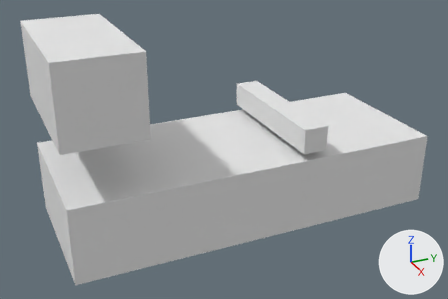
The Blender file 48PajamaJam/Assets/Levels/level7.blend, before and after one commit.
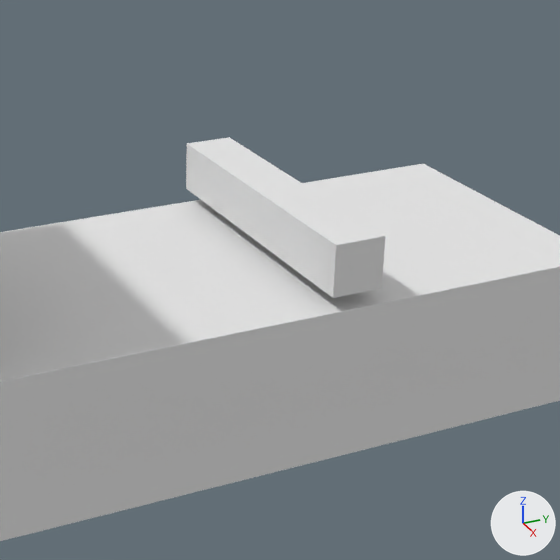
There are two pictures of each version: one whole from a 50 mm lens placed at (21.3, -6.57, 10.28), pointed at (0.32, 2.87, -0.2), one close up on the part from 34% to 91% of the width and 6% to 92% of the height. Lighting does not change. The marker at lower right points along +X, +Y and +Z. The same objects are shown in both versions, whatever each file hides.

Names of what the first close-up shows: 'Dark'.
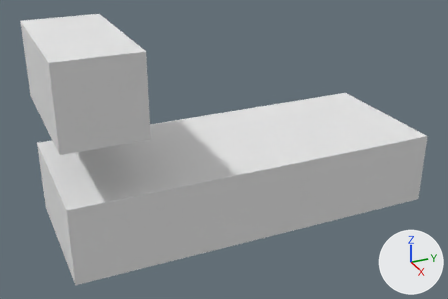
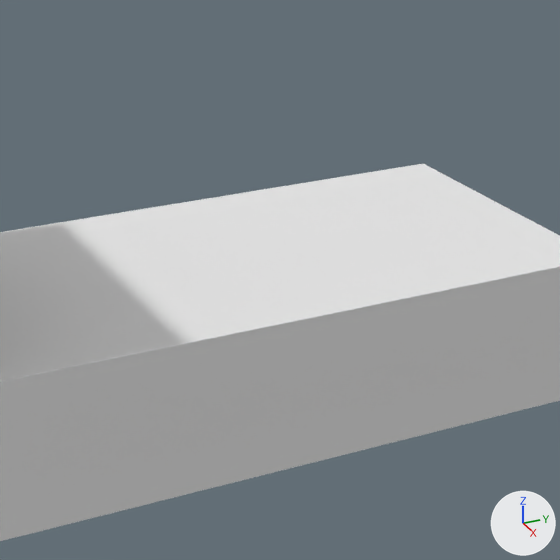
Changed parts and their boxes (x1, y1, x2, y2) in the close-ups (560 x 560 px):
'Dark', reshaped
    before: (0, 137, 560, 541)
    after: (0, 164, 560, 541)
part 1 of me_cube_002, deleted
    before: (186, 137, 386, 298)

Edits to the bpy script that builds the scene:
```text
Change me_cube_002:
    where me_cube_002.from_pydata(...)  # 60 vertices, 54 faces; spans x -3.0..3.0, y -4.0..11.0, z -3.0..5.0
    used by ob_dark; location = (0.0, 0.0, 0.0)
    me_cube_002 part 1: the loose piece of 12 vertices spanning x -3.0..3.0, y 5.0..6.0, z 0.3..1.3 is deleted
```
